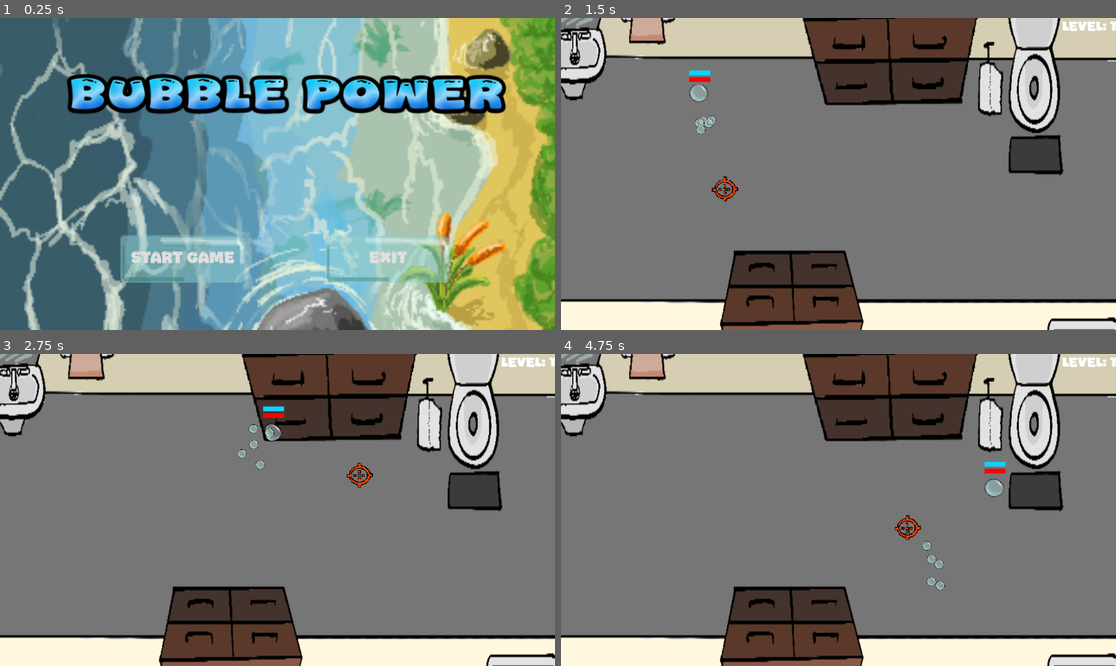
Above: before the commit, frames 1-4 (two rows, left to right).
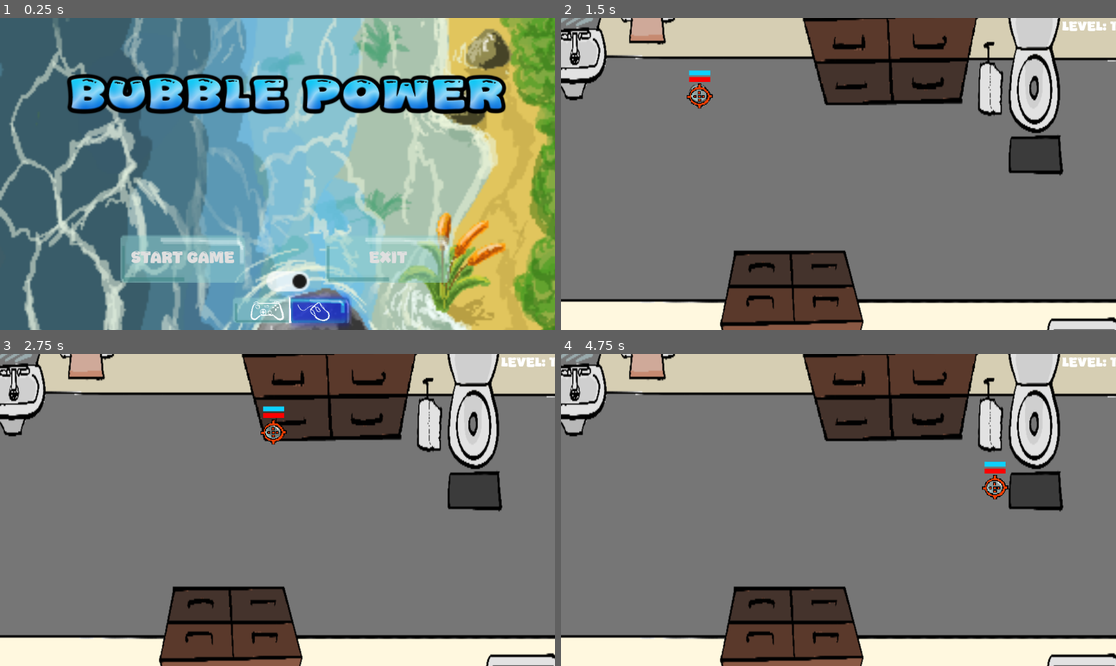
Above: after the commit, the same moments.

Repository: ConnorTamme/Bubble-Power
Game: Godot game, scene res://start_screen.tscn
Two runs of this game, one before a commit and one after it. Both use one fixed random seed, a clock stepped at 60 frames per second and the inputs below. This scene is started directly instead of the project's main scene. The engine's default icon, where the game draws it, is replaced by a stand-in: a white triangle on a blue panel in a dark square.
Inputs (mouse positions are in pixels of both pictures, inside the frame that each line leads up to):
- Up to frame 1 (0.25 s): no input
- Up to frame 2 (1.5 s): click (849, 280) at 0.52 s; click "START GAME" at 1.25 s
- Up to frame 3 (2.75 s): move the mouse to (399, 494) at 2.02 s; press the mouse at (399, 494) at 2.03 s; hold D (p1_right) from 2.03 s (still down)
- Up to frame 4 (4.75 s): move the mouse to (727, 525) at 2.77 s; release D (p1_right) at 2.78 s; release the mouse at (727, 525) at 2.78 s; hold S (p1_down) 2.78-3.53 s; tap Ctrl (p1_sneak) at 2.85 s; move the mouse to (894, 441) at 3.52 s; hold D (p1_right) 3.53-4.28 s; tap Shift (p1_sprint) at 3.6 s; move the mouse to (810, 572) at 4.27 s; hold W (p1_up) from 4.28 s (still down); click (810, 572) at 4.35 s

The runs differ from the first frame. In frame 1, 2.0% of the frame differs, in the area x 42-64%, y 81-99%; in frame 2, 0.5%; in frame 3, 0.5%; in frame 4, 0.5%.
Error in both runs: Invalid call. Nonexistent function 'indsstantiate' in base 'PackedScene'. (res://main.gd:39)

Commit message:
Added control toggle to start screen

Diff:
--- /dev/null
+++ b/control_toggle.gd
@@ -0,0 +1,19 @@
+extends CheckButton
+
+# Called when the node enters the scene tree for the first time.
+func _ready() -> void:
+	pass # Replace with function body.
+
+
+# Called every frame. 'delta' is the elapsed time since the previous frame.
+func _process(delta: float) -> void:
+	if(Singleton.usingController):
+		$Controller.visible = true
+		$Mouse.visible = false
+	else:
+		$Controller.visible = false
+		$Mouse.visible = true
+
+
+func _on_toggled(toggled_on: bool) -> void:
+	Singleton.usingController = 0 if toggled_on else 1
--- a/start_screen.tscn
+++ b/start_screen.tscn
@@ -1,10 +1,13 @@
-[gd_scene load_steps=6 format=3 uid="uid://byjnj6r343o6w"]
+[gd_scene load_steps=9 format=3 uid="uid://byjnj6r343o6w"]
 
 [ext_resource type="Script" path="res://start_screen.gd" id="1_3eful"]
 [ext_resource type="FontFile" uid="uid://5i6rqgrqo7yg" path="res://Jhon Cream.ttf" id="2_nqelo"]
 [ext_resource type="Theme" uid="uid://bov17heevdgcu" path="res://ButtonTheme.tres" id="2_wb1hg"]
 [ext_resource type="Texture2D" uid="uid://d07ckc1iv5p2f" path="res://river.png" id="3_7gbsq"]
 [ext_resource type="Texture2D" uid="uid://cku1fhli62f4a" path="res://Title_Logo.png" id="4_tbsvm"]
+[ext_resource type="Script" path="res://control_toggle.gd" id="6_es3bm"]
+[ext_resource type="Texture2D" uid="uid://bo8eehehtceua" path="res://controller_input.png" id="6_jsxnr"]
+[ext_resource type="Texture2D" uid="uid://d22sp8fdlocug" path="res://mouse_input.png" id="7_f3x1a"]
 
 [node name="StartScreen" type="Node2D"]
 script = ExtResource("1_3eful")
@@ -42,5 +45,26 @@
 scale = Vector2(0.5, 0.5)
 texture = ExtResource("4_tbsvm")
 
+[node name="ControlToggle" type="CheckButton" parent="."]
+offset_left = 532.0
+offset_top = 511.0
+offset_right = 576.0
+offset_bottom = 535.0
+scale = Vector2(3, 3)
+button_pressed = true
+script = ExtResource("6_es3bm")
+
+[node name="Controller" type="Sprite2D" parent="ControlToggle"]
+visible = false
+position = Vector2(24, 32)
+scale = Vector2(0.282222, 0.297778)
+texture = ExtResource("6_jsxnr")
+
+[node name="Mouse" type="Sprite2D" parent="ControlToggle"]
+position = Vector2(24, 32)
+scale = Vector2(0.282222, 0.297778)
+texture = ExtResource("7_f3x1a")
+
 [connection signal="button_down" from="StartBtn" to="." method="_on_start_btn_button_down"]
 [connection signal="button_down" from="ExitBtn" to="." method="_on_exit_btn_button_down"]
+[connection signal="toggled" from="ControlToggle" to="ControlToggle" method="_on_toggled"]
Not shown: 1 places in Boss.tscn that only renumber resources
Binary file added: controller_input.png
Binary file added: mouse_input.png
